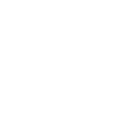
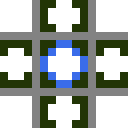
The second (128, 128) image is a revision of the first. Changes to its layers:
added layer "PipeLiquidsPump" above "PipeItemsStripes" over [0, 0, 128, 128]
